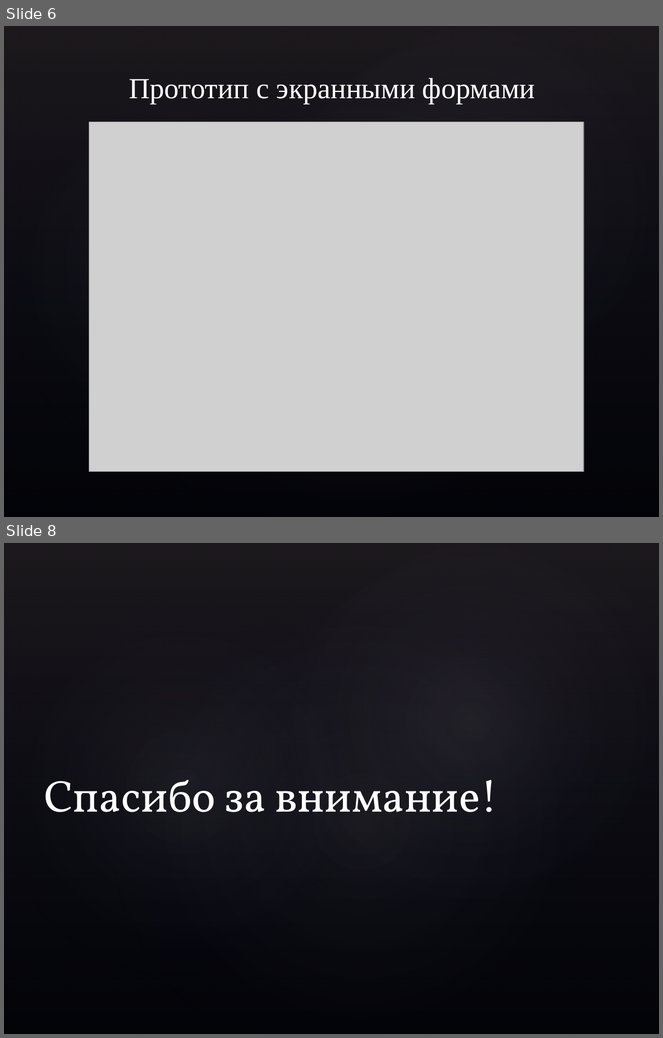
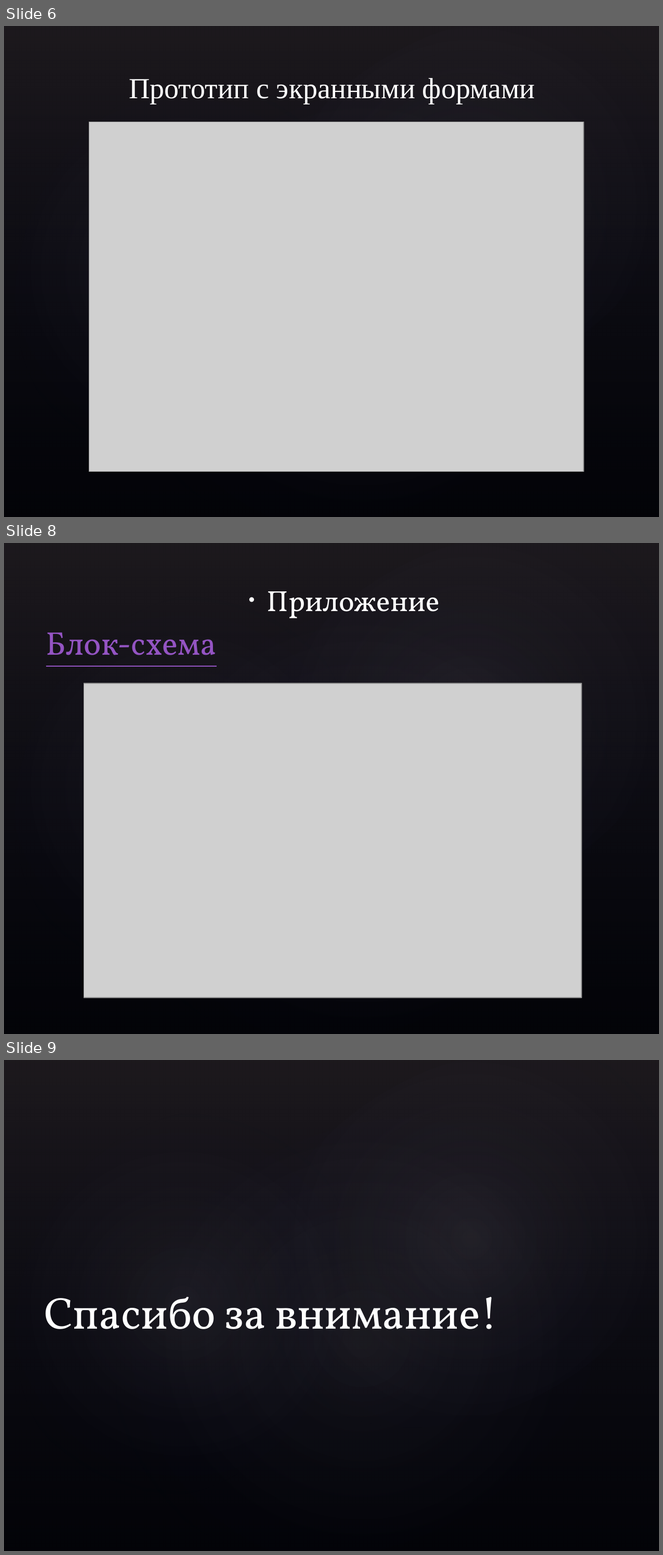
Before and after one commit to GarfieldDerKater/project, a slide deck: Проект «Игра в ассоциации».pptx. Shown one above the other, each under a label of ours: slides 6 and 8 before the commit, slides 6, 8 and 9 after it; the slides between them are not shown. The pictures are 663x1038 and 663x1555 pixels, drawn with LibreOffice and Linux fonts; fonts in the diff are those of the drawing; grey boxes stand for pictures; background and template pictures are left out. Boxes give left, top, right and bottom in pixels: in the first picture for what was removed or moved away, otherwise in the second. Text is boxed around its words. In the diff, an @@ line names an element or a change of style, - is before the commit and + after.

```diff
--- a/Проект «Игра в ассоциации».pptx
+++ b/Проект «Игра в ассоциации».pptx
@@ slide 8 added at (4, 543, 659, 1034), background picture (left out); not listed: 4 template elements that a slide beside it also shows @@
@@ text added at (267, 591, 440, 618), 32 pt, text #FFFFFF @@
+• Приложение
@@ title added at (46, 632, 217, 667), 36 pt, text #9454C3, underline @@
+Блок-схема
@@ picture added at (84, 683, 582, 997) @@
@@ what was slide 8 is now slide 9 @@
```
Also in this commit, not shown: 2 slides changed.
